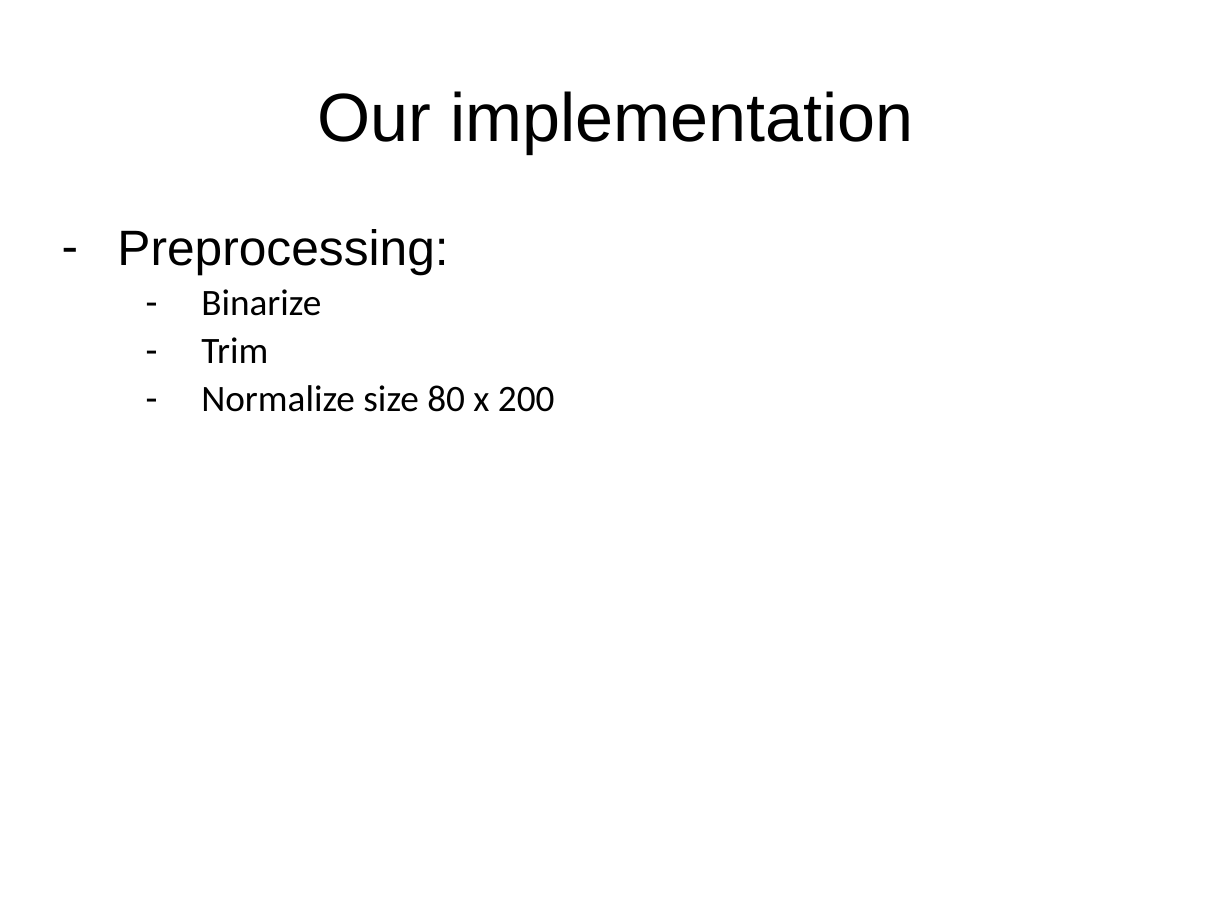
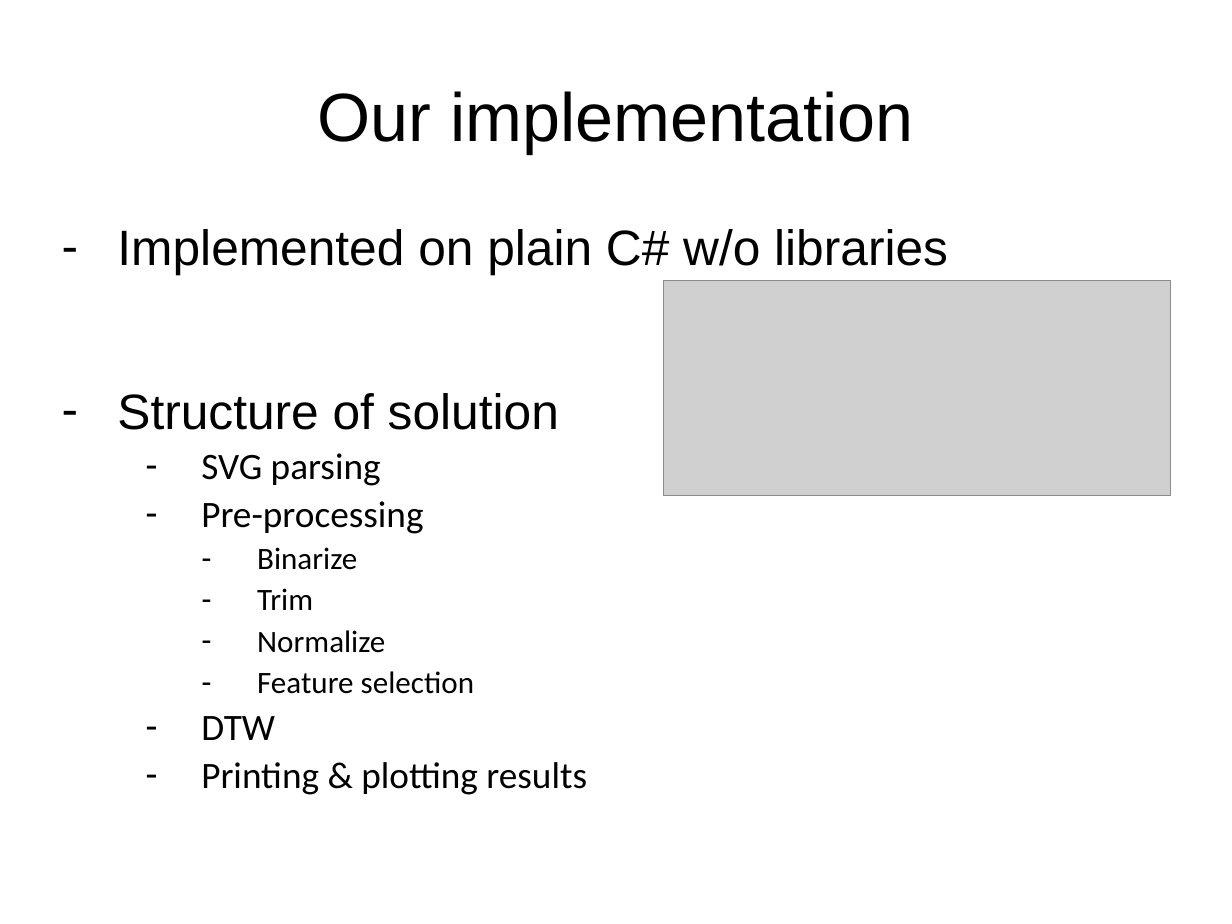
Before and after one commit to lukaszbinden/jmcs-pattern-recognition, a slide deck: slide 2 of Exercice_3/presentation.pptx. Drawn at 1232x924 pixels with LibreOffice and Linux fonts; fonts in the diff are those of the drawing; grey boxes stand for pictures. Boxes give left, top, right and bottom in pixels: in the first picture for what was removed or moved away, otherwise in the second. Text is boxed around its words. In the diff, an @@ line names an element or a change of style, - is before the commit and + after.

```diff
--- a/Exercice_3/presentation.pptx
+++ b/Exercice_3/presentation.pptx
@@ text at bbox=[117, 229, 948, 534]: text changed @@
-– Preprocessing:
+– Implemented on plain C# w/o libraries
+– Structure of solution
+  – SVG parsing
+  – Pre-processing
@@ picture added at bbox=[664, 281, 1171, 496] @@
@@ text at bbox=[257, 547, 357, 610]: size 24 to 20 pt in "Binarize", "Trim"; list level 2 to 3 in "Binarize"; list level 2 to 3 in "Trim" @@
@@ text at bbox=[201, 630, 587, 795]: text changed @@
-  – Normalize size 80 x 200
+    – Normalize
+    – Feature selection
+  – DTW
+  – Printing & plotting results
```
Also in this commit, not shown: 1 other slide changed, 11 slides added, 5 slides removed.
